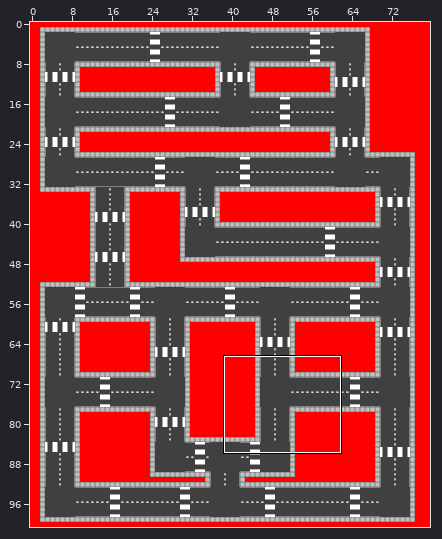
Two versions of a level (Tiled map, Implementation/taxi_trouble/android/assets/maps/prototype.tmx). The first picture is a wide view before the edit; the outline marks the close-up.
Close-up. Old version:
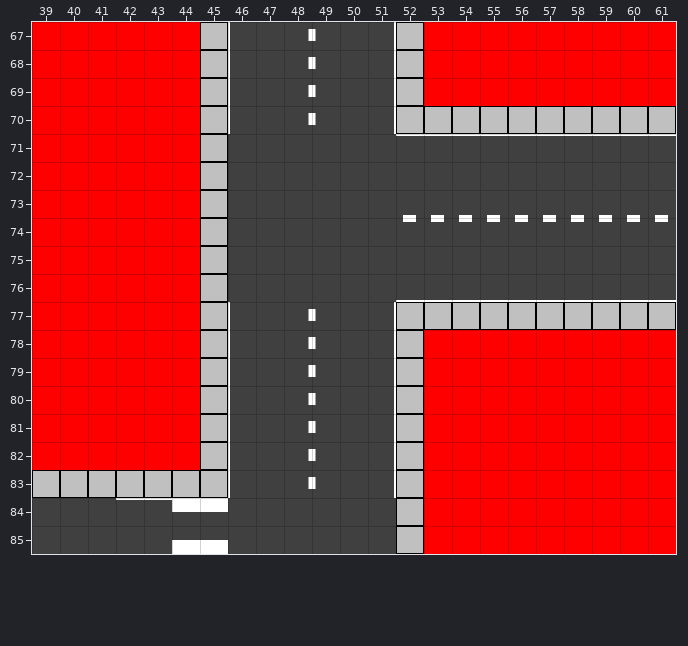
Cells are 32x32 px. Shown: x 39..61, y 67..85. The commit also changed other parts of the map, which this record leaves out.
The result:
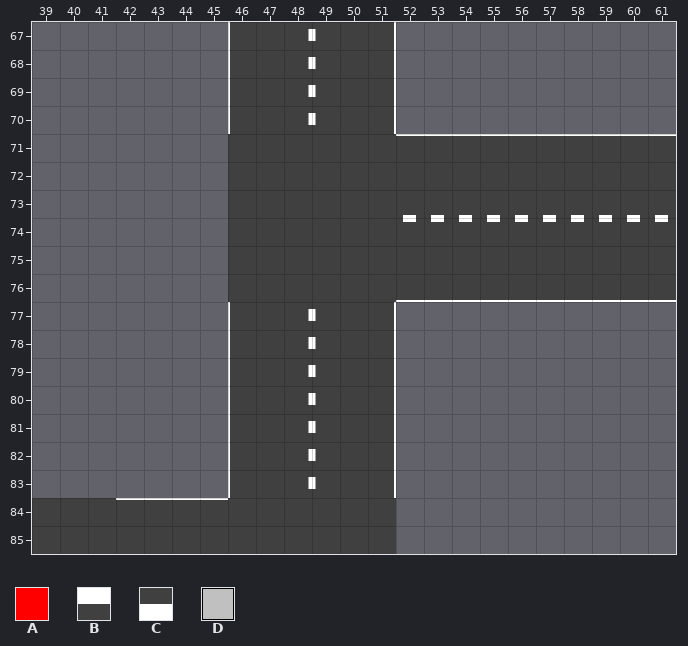
Key: from "Road-Aidan": A 73, B 201, C 233, D 256.
_ is an empty cell, . an unchanged one.
Diff:
--- layer "Pavement" (now hidden)
@@ x 39..61 @@
-67 ......D......D.........
-68 ......D......D.........
-69 ......D......D.........
-70 ......D......DDDDDDDDDD
-71 ......D................
-72 ......D................
-73 ......D................
-74 ......D................
-75 ......D................
-76 ......D................
-77 ......D......DDDDDDDDDD
-78 ......D......D.........
-79 ......D......D.........
-80 ......D......D.........
-81 ......D......D.........
-82 ......D......D.........
-83 DDDDDDD......D.........
-84 .............D.........
-85 .............D.........
+67 ......_......_.........
+68 ......_......_.........
+69 ......_......_.........
+70 ......_......__________
+71 ......_................
+72 ......_................
+73 ......_................
+74 ......_................
+75 ......_................
+76 ......_................
+77 ......_......__________
+78 ......_......_.........
+79 ......_......_.........
+80 ......_......_.........
+81 ......_......_.........
+82 ......_......_.........
+83 _______......_.........
+84 ............._.........
+85 ............._.........
--- layer "Buildings" (now hidden)
@@ x 39..61 @@
-67 AAAAAA........AAAAAAAAA
-68 AAAAAA........AAAAAAAAA
-69 AAAAAA........AAAAAAAAA
-70 AAAAAA.................
-71 AAAAAA.................
-72 AAAAAA.................
-73 AAAAAA.................
-74 AAAAAA.................
-75 AAAAAA.................
-76 AAAAAA.................
-77 AAAAAA.................
-78 AAAAAA........AAAAAAAAA
-79 AAAAAA........AAAAAAAAA
-80 AAAAAA........AAAAAAAAA
-81 AAAAAA........AAAAAAAAA
-82 AAAAAA........AAAAAAAAA
-83 ..............AAAAAAAAA
-84 ..............AAAAAAAAA
-85 ..............AAAAAAAAA
+67 ______........_________
+68 ______........_________
+69 ______........_________
+70 ______.................
+71 ______.................
+72 ______.................
+73 ______.................
+74 ______.................
+75 ______.................
+76 ______.................
+77 ______.................
+78 ______........_________
+79 ______........_________
+80 ______........_________
+81 ______........_________
+82 ______........_________
+83 .............._________
+84 .............._________
+85 .............._________
--- layer "Crosswalk" (now hidden)
@@ x 44..45 @@
-84 BB
-85 CC
+84 __
+85 __
